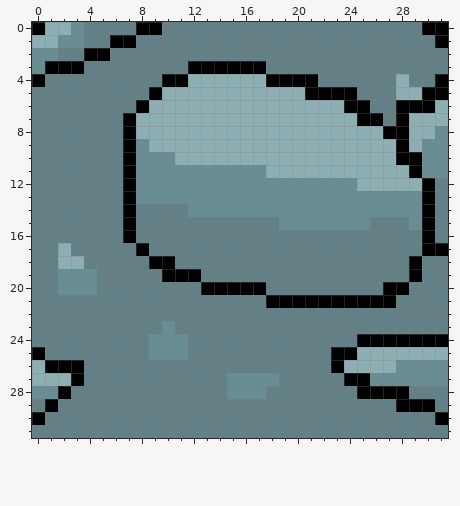
Pixel-art sprite, stored at sprites/Tileset/Tileset9.1.png. This is how it looked before the edit.
The file is 32x32 pixels.
Now the later version:
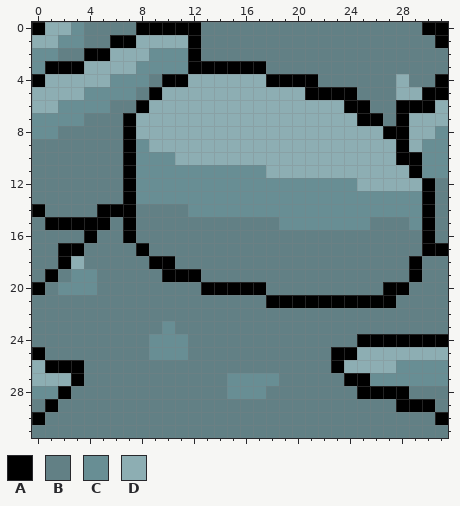
Palette (. is transparent): A #000000  B #628085  C #688e94  D #8daeb3
From old to new:
Colour B gives way to colour A in row 0 at x 10 to 12; in rows 1 to 2 at x 12; in row 14 at x 0 and 5 to 6; in row 15 at x 1 to 5; in row 16 at x 4; in row 17 at x 3.
Colour B gives way to colour A in row 19 at x 1; in row 20 at x 0.
Colour D gives way to colour A in rows 17 to 18 at x 2.
Colour C gives way to colour B in row 19 at x 2.
Colour B gives way to colour C in row 2 at x 9 to 11; in row 3 at x 8 to 11; in row 4 at x 6 to 8; in row 5 at x 4 to 7; in row 6 at x 2 to 5; in row 7 at x 0 to 3.
Colour B gives way to colour C in row 8 at x 0 to 1.
Colour B gives way to colour D in row 1 at x 8 to 11; in row 2 at x 6 to 8; in row 3 at x 4 to 7; in row 4 at x 1 to 5; in row 5 at x 0 to 3; in row 6 at x 0 to 1.
Where, in picture pixels (left, top, right, bottom), the same in both pictures:
changed: (32, 22, 201, 139)
changed: (32, 204, 123, 295)
